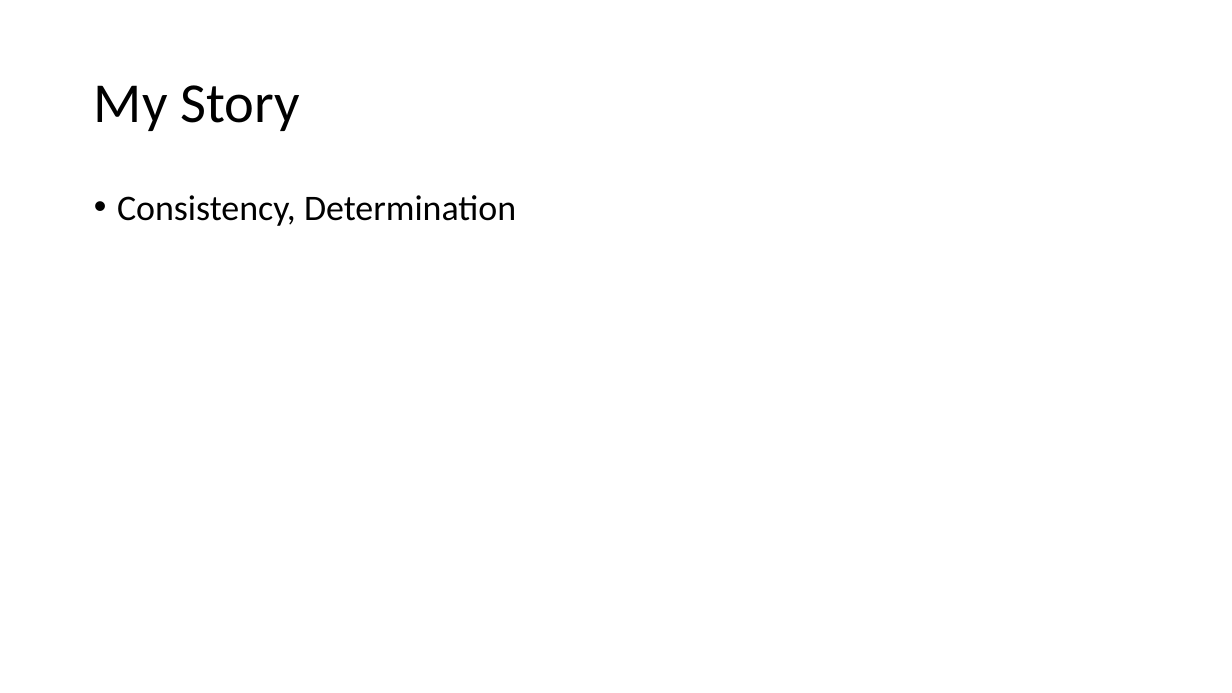
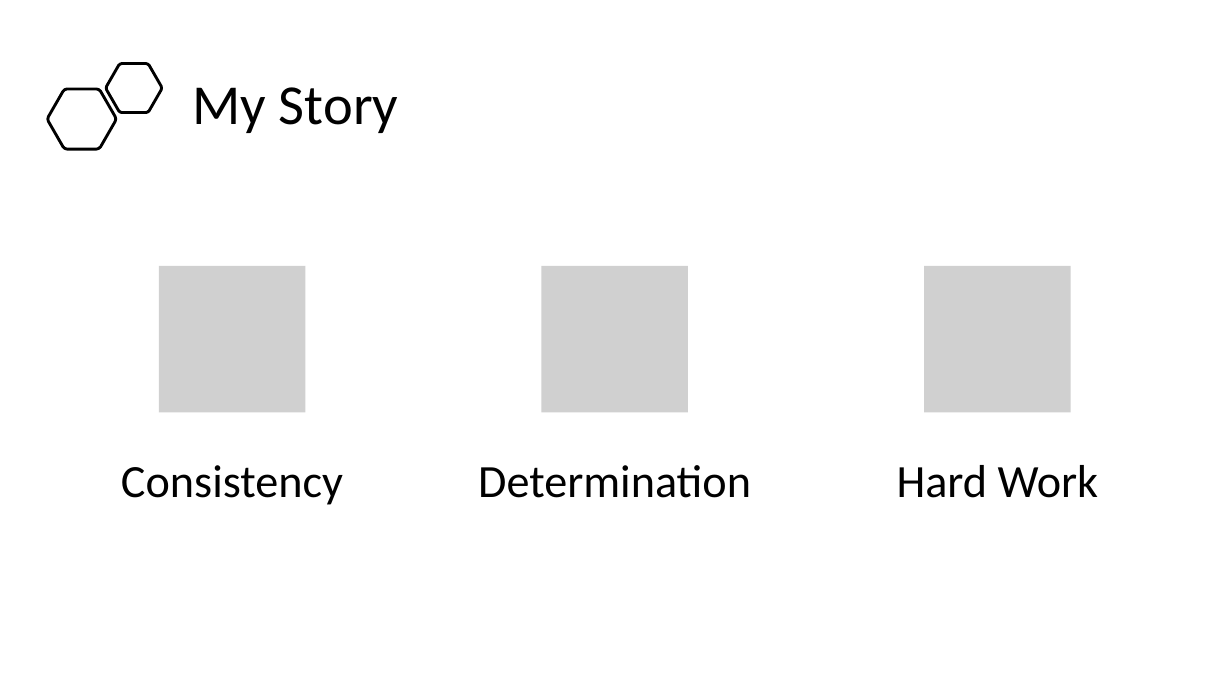
Before and after one commit to tpilvelis-gw/tomas-pilvelis-development-lead-application, a slide deck: slide 2 of about_me.pptx. Drawn at 1232x693 pixels with LibreOffice and Linux fonts; fonts in the diff are those of the drawing; grey boxes stand for pictures. Boxes give left, top, right and bottom in pixels: in the first picture for what was removed or moved away, otherwise in the second. Text is boxed around its words. In the diff, an @@ line names an element or a change of style, - is before the commit and + after.

```diff
--- a/about_me.pptx
+++ b/about_me.pptx
@@ title "My Story" moved from (x1=94, y1=85, x2=299, y2=131) to (x1=192, y1=87, x2=398, y2=133) @@
@@ freeform shape added at (x1=48, y1=89, x2=116, y2=149), outline #000000 2.25 pt @@
@@ freeform shape added at (x1=106, y1=64, x2=162, y2=113), outline #000000 2.25 pt @@
@@ text removed at (x1=117, y1=195, x2=516, y2=226) @@
-• Consistency, Determination
@@ group added at (x1=121, y1=266, x2=1099, y2=505): 3 pictures, 3 texts @@
+Consistency
+Determination
+Hard Work
```
Also in this commit, not shown: 5 other slides changed, 1 slide removed.
